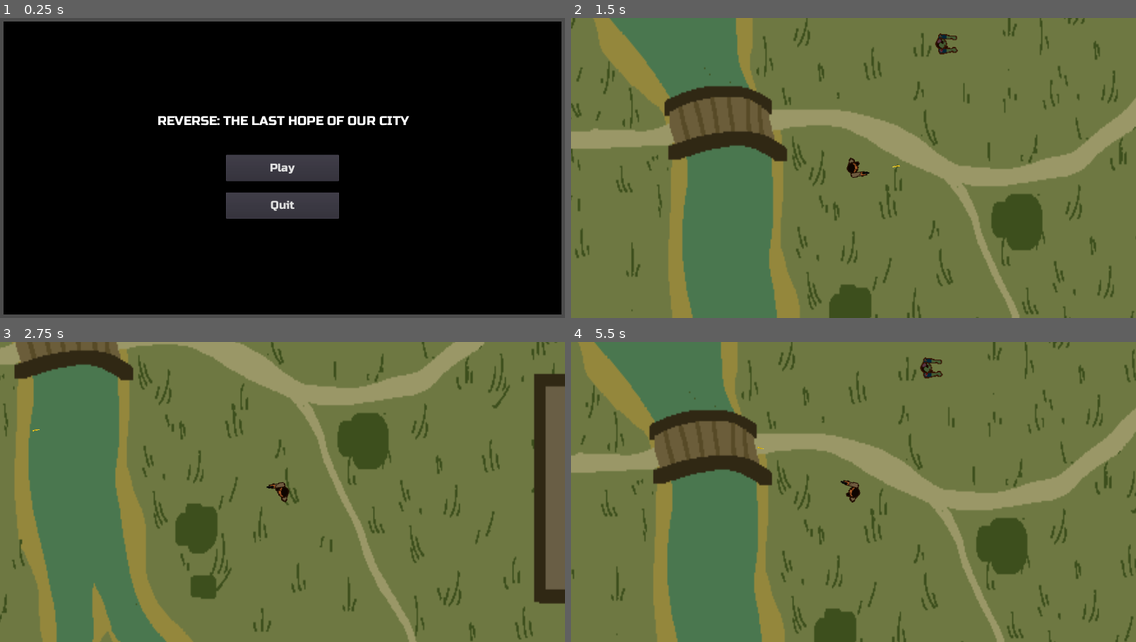
Above: before the commit, frames 1-4 (two rows, left to right).
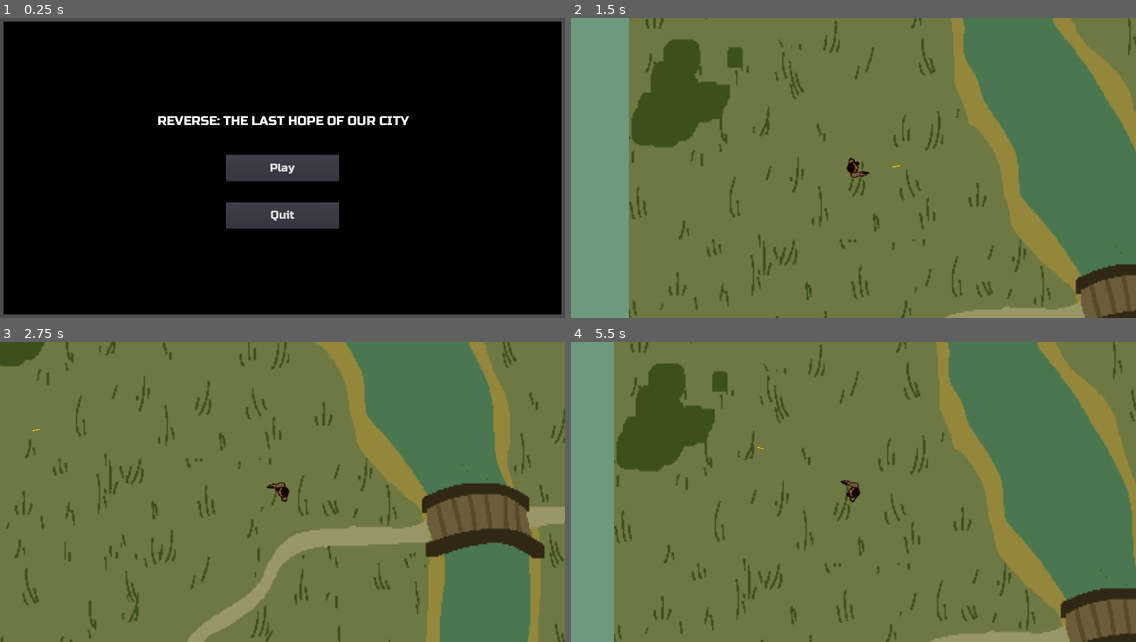
Above: after the commit, the same moments.

Repository: cleithem4/Final_Project
Game: Godot game, scene res://UI/Main_Menu.tscn
Same seed, same stepped clock (60 frames per second), same inputs: the game is played once before the commit and once after it.
Inputs (mouse positions are in pixels of both pictures, inside the frame that each line leads up to):
- Up to frame 1 (0.25 s): no input
- Up to frame 2 (1.5 s): click "Play" at 0.5 s; move the mouse to (977, 153) at 1.27 s; hold D (right) from 1.28 s (still down); tap Space (shoot) at 1.35 s
- Up to frame 3 (2.75 s): move the mouse to (169, 507) at 2.02 s; release D (right) at 2.03 s; hold S (down) from 2.03 s (still down); tap Space (shoot) at 2.1 s
- Up to frame 4 (5.5 s): move the mouse to (910, 426) at 2.77 s; release S (down) at 2.78 s; hold D (right) 2.78-3.53 s; tap Space (shoot) every 0.75 s from 2.85 to 5.1 s; move the mouse to (825, 552) at 3.52 s; hold W (up) 3.53-4.28 s; move the mouse to (1023, 537) at 4.27 s; hold A (left) from 4.28 s (still down); move the mouse to (684, 447) at 5.02 s

The runs differ from the first frame. In frame 1, 1.5% of the frame differs, in the area x 40-60%, y 58-71%; in frame 2, 62%, in the area x 0-100%, y 0-100%; in frame 3, 58%; in frame 4, 61%.

Commit message:
Tons of changes

Diff:
--- a/Bullet/Bullet.gd
+++ b/Bullet/Bullet.gd
@@ -9,14 +9,12 @@
 	velocity = Vector2(0, speed).rotated(rotation)
 	position += velocity * delta
 
-
 func _on_Area2D_body_entered(body):
 	if body.has_method("damage"):
 		body.damage(damage)
 		#Queue free so bullet disappear
 		queue_free()
 
-
 func _on_VisibilityNotifier2D_screen_exited():
 	##Queue free bullet avoid crashing
 	queue_free()
--- a/EnemyType1/EnemyType1.gd
+++ b/EnemyType1/EnemyType1.gd
@@ -13,16 +13,17 @@
 	if player:
 		motion = position.direction_to(player.position) * speed
 		look_at(player.position)
-		$AnimatedSprite.play("Walk")
 	motion = move_and_slide(motion)
 
 #Check if player collide or not
 func _on_Area2D_body_entered(body):
+	$Area2D/Moan.play()
+	$AnimatedSprite.play("Walk")
 	player = body
-
 
 func _on_Area2D_body_exited(body):
 	player = null #set player null so it stop chasing it's target
+	$AnimatedSprite.play("Idle")
 
 
 #Zombie dies if health <= 0
@@ -32,6 +33,6 @@
 		queue_free()
 
 func _on_AttackRange_body_entered(body):
-	$AttackRange/Moan.play()
 	if body.has_method("damage"):
+		$CollisionShape2D/Bite.play()
 		body.damage(attackDmg)
--- a/EnemyType1/EnemyType1.tscn
+++ b/EnemyType1/EnemyType1.tscn
@@ -1,10 +1,16 @@
-[gd_scene load_steps=12 format=2]
+[gd_scene load_steps=14 format=2]
 
 [ext_resource path="res://EnemyType1/EnemyType1.gd" type="Script" id=1]
 [ext_resource path="res://Assets/CharacterSprite/IMG_1818.PNG" type="Texture" id=2]
 [ext_resource path="res://Assets/CharacterSprite/IMG_1817.PNG" type="Texture" id=3]
 [ext_resource path="res://Assets/Sound_Effect/Zombie_Moan_Sound.mp3" type="AudioStream" id=4]
-[ext_resource path="res://Assets/Sound_Effect/Zombie_Bite_Sound.mp3" type="AudioStream" id=5]
+[ext_resource path="res://Assets/CharacterSprite/IMG_1816.PNG" type="Texture" id=5]
+[ext_resource path="res://Assets/Sound_Effect/Zombie_Bite_Sound.mp3" type="AudioStream" id=6]
+
+[sub_resource type="AtlasTexture" id=7]
+flags = 4
+atlas = ExtResource( 5 )
+region = Rect2( 0, 0, 50, 50 )
 
 [sub_resource type="AtlasTexture" id=4]
 flags = 4
@@ -18,6 +24,11 @@
 
 [sub_resource type="SpriteFrames" id=3]
 animations = [ {
+"frames": [ SubResource( 7 ) ],
+"loop": true,
+"name": "Idle",
+"speed": 5.0
+}, {
 "frames": [ SubResource( 4 ), SubResource( 5 ) ],
 "loop": true,
 "name": "Walk",
@@ -41,19 +52,24 @@
 [node name="AnimatedSprite" type="AnimatedSprite" parent="."]
 rotation = 1.5708
 frames = SubResource( 3 )
-animation = "Walk"
+animation = "Idle"
 
 [node name="CollisionShape2D" type="CollisionShape2D" parent="."]
 position = Vector2( 6, -2.06632e-06 )
 shape = SubResource( 1 )
 
-[node name="AudioStreamPlayer" type="AudioStreamPlayer" parent="."]
-stream = ExtResource( 4 )
+[node name="Bite" type="AudioStreamPlayer" parent="CollisionShape2D"]
+stream = ExtResource( 6 )
+volume_db = -3.852
 
 [node name="Area2D" type="Area2D" parent="."]
 
 [node name="CollisionShape2D" type="CollisionShape2D" parent="Area2D"]
 shape = SubResource( 2 )
+
+[node name="Moan" type="AudioStreamPlayer" parent="Area2D"]
+stream = ExtResource( 4 )
+volume_db = -10.633
 
 [node name="AttackRange" type="Area2D" parent="."]
 
@@ -61,10 +77,6 @@
 position = Vector2( 9, -4.01974e-05 )
 shape = SubResource( 6 )
 
-[node name="Moan" type="AudioStreamPlayer" parent="AttackRange"]
-stream = ExtResource( 5 )
-volume_db = -0.074
-
 [connection signal="body_entered" from="Area2D" to="." method="_on_Area2D_body_entered"]
 [connection signal="body_exited" from="Area2D" to="." method="_on_Area2D_body_exited"]
 [connection signal="body_entered" from="AttackRange" to="." method="_on_AttackRange_body_entered"]
--- a/GameScene.tscn
+++ b/GameScene.tscn
@@ -9,28 +9,31 @@
 [node name="GameScene" type="Node2D"]
 script = ExtResource( 12 )
 
+[node name="AudioStreamPlayer" type="AudioStreamPlayer" parent="."]
+stream = ExtResource( 11 )
+volume_db = -6.163
+
+[node name="ColorRect" type="ColorRect" parent="."]
+margin_left = -1608.0
+margin_top = -1144.0
+margin_right = 4297.0
+margin_bottom = 2643.0
+color = Color( 0.431373, 0.607843, 0.501961, 1 )
+
 [node name="Sprite" type="Sprite" parent="."]
 position = Vector2( 1407.5, 790 )
 scale = Vector2( 3.38943, 4.16447 )
 texture = ExtResource( 3 )
 
 [node name="Area2D" type="Area2D" parent="."]
-position = Vector2( -503, -464 )
+position = Vector2( -499, -453 )
 
 [node name="CollisionPolygon2D" type="CollisionPolygon2D" parent="Area2D"]
-polygon = PoolVector2Array( 3819, -7, 3839, 2516, 11, 2499, -18, -273, -299, -273, -311, 2832, 4166, 2802, 4132, -270, 3817, -266, -24, -273, -12, -15 )
+polygon = PoolVector2Array( 3819, -7, 3839, 2516, 12, 2491, -18, -273, -299, -273, -311, 2832, 4166, 2802, 4132, -270, 3817, -266, -24, -273, -12, -15 )
 
 [node name="EnemyType1" parent="." instance=ExtResource( 1 )]
 position = Vector2( 1407, 144 )
 scale = Vector2( 2, 2 )
 
 [node name="Player" parent="." instance=ExtResource( 2 )]
-position = Vector2( 1092, 475 )
 scale = Vector2( 2, 2 )
-
-[node name="Camera2D" type="Camera2D" parent="Player"]
-current = true
-
-[node name="AudioStreamPlayer" type="AudioStreamPlayer" parent="."]
-stream = ExtResource( 11 )
-volume_db = -10.015
--- a/Player/Player.gd
+++ b/Player/Player.gd
@@ -18,6 +18,9 @@
 	else:
 		$AnimatedSprite.play("Idle")
 	velocity = input_direction * speed
+
+	if Input.is_action_just_pressed("shoot"):
+		$AudioStreamPlayer.play()
 
 
 func shoot():
--- a/Player/Player.tscn
+++ b/Player/Player.tscn
@@ -1,9 +1,10 @@
-[gd_scene load_steps=10 format=2]
+[gd_scene load_steps=11 format=2]
 
 [ext_resource path="res://Player/Player.gd" type="Script" id=1]
 [ext_resource path="res://Assets/CharacterSprite/IMG_1814.PNG" type="Texture" id=2]
 [ext_resource path="res://Assets/CharacterSprite/IMG_1813.PNG" type="Texture" id=3]
 [ext_resource path="res://Assets/CharacterSprite/IMG_1815.PNG" type="Texture" id=4]
+[ext_resource path="res://Assets/Sound_Effect/Rifle_Single_Shot.mp3" type="AudioStream" id=5]
 
 [sub_resource type="AtlasTexture" id=6]
 flags = 4
@@ -51,3 +52,10 @@
 
 [node name="end_of_gun" type="Position2D" parent="."]
 position = Vector2( 21, 8.99992 )
+
+[node name="AudioStreamPlayer" type="AudioStreamPlayer" parent="."]
+stream = ExtResource( 5 )
+volume_db = -2.311
+
+[node name="Camera2D" type="Camera2D" parent="."]
+current = true
--- a/UI/Main_Menu.gd
+++ b/UI/Main_Menu.gd
@@ -1,10 +1,4 @@
 extends Control
-
-
-func _ready():
-	pass
-
-
 
 func _on_Play_pressed():
 
--- a/UI/Main_Menu.tscn
+++ b/UI/Main_Menu.tscn
@@ -64,9 +64,9 @@
 anchor_right = 0.5
 anchor_bottom = 0.5
 margin_left = -150.0
-margin_top = 65.0
+margin_top = 92.0
 margin_right = 150.0
-margin_bottom = 135.0
+margin_bottom = 162.0
 custom_fonts/font = SubResource( 3 )
 text = "Quit"
 icon_align = 1
--- a/project.godot
+++ b/project.godot
@@ -24,6 +24,12 @@
 [gui]
 
 common/drop_mouse_on_gui_input_disabled=true
+
+[importer_defaults]
+
+mp3={
+"loop": false
+}
 
 [input]
 
Not shown, changed: Assets/Sound_Effect/Click_on_Button_Sound.mp3.import
Not shown, changed: Assets/Sound_Effect/Pressed_Start_Sound.mp3.import
Not shown, changed: Assets/Sound_Effect/Rifle_Single_Shot.mp3.import
Not shown, changed: Assets/Sound_Effect/Zombie_Bite_Sound.mp3.import
Not shown, changed: Assets/Sound_Effect/Zombie_Moan_Sound.mp3.import
Not shown, changed: Assets/Sound_Effect/footstep_concrete.ogg.import
